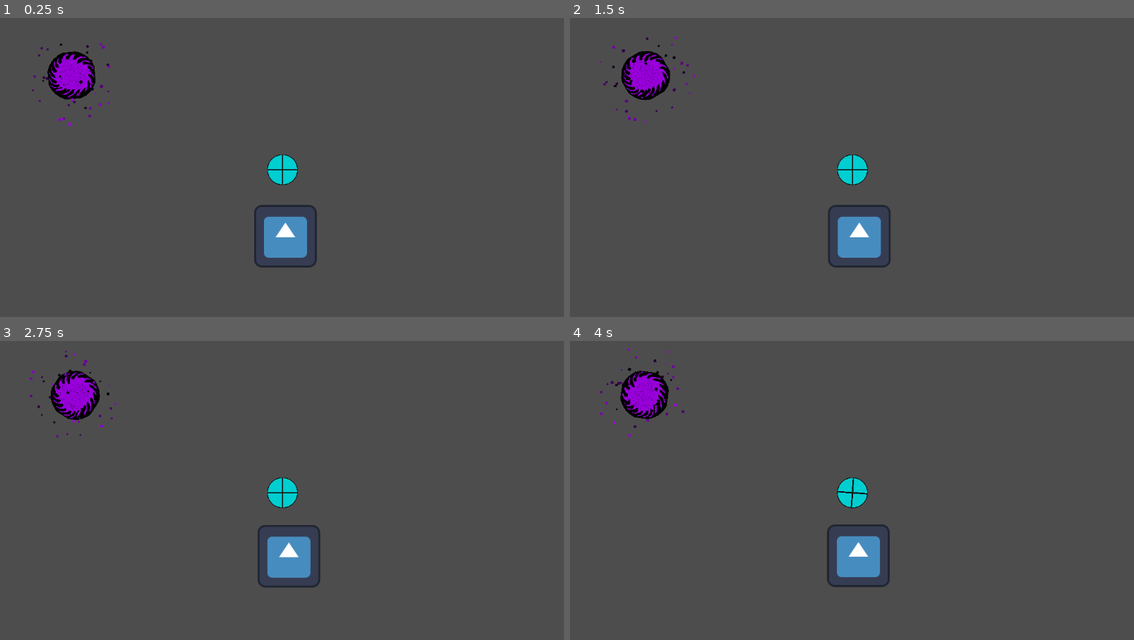
Above: before the commit, frames 1-4 (two rows, left to right).
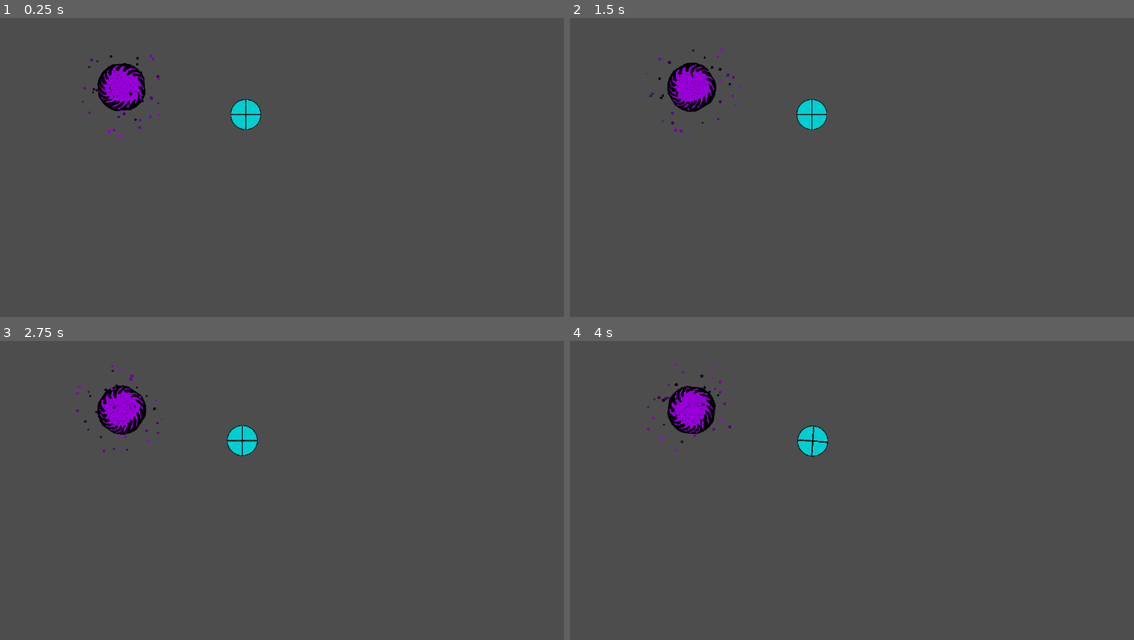
Above: after the commit, the same moments.

Repository: AkspertLemon/youAreAWeapon
Game: Godot game, scene res://levels/level_1.tscn
The game is run twice, just before and just after one commit, with the same random seed, the same clock (stepped at 60 frames per second) and the same inputs. Before the commit the project starts from res://Scenes/node_2d.tscn. The engine's default icon, where the game draws it, is replaced by a stand-in: a white triangle on a blue panel in a dark square.
Inputs:
- Up to frame 1 (0.25 s): no input
- Up to frame 2 (1.5 s): tap A (move_a) at 0.6 s; tap D (move_d) at 1.35 s
- Up to frame 3 (2.75 s): tap S (move_s) at 2.1 s
- Up to frame 4 (4 s): tap W (move_w) at 2.85 s; tap E (rot_e) at 3.6 s

The runs differ from the first frame. In frame 1, 4.6% of the frame differs, in the area x 5-57%, y 8-84%; in frame 2, 4.6%; in frame 3, 4.6%; in frame 4, 4.7%, in the area x 5-57%, y 2-83%.

Commit message:
level endpoint now works to send next levels

Diff:
--- a/Player/bomb_player.tscn
+++ b/Player/bomb_player.tscn
@@ -18,7 +18,7 @@
 
 [sub_resource type="BoxMesh" id="BoxMesh_yd78h"]
 
-[node name="BombPlayer" type="RigidBody2D"]
+[node name="BombPlayer" type="RigidBody2D" groups=["Player"]]
 script = ExtResource("1_4ce6x")
 projec_num = 4
 
@@ -38,18 +38,6 @@
 scale = Vector2(3, 3)
 shape = SubResource("CircleShape2D_wrhp8")
 
-[node name="Timer" type="Timer" parent="."]
-wait_time = 2.0
-one_shot = true
-
-[node name="Clock_ticker" type="AudioStreamPlayer" parent="."]
-stream = ExtResource("3_e4krs")
-volume_db = -0.4
-
-[node name="Explode_snd" type="AudioStreamPlayer" parent="."]
-stream = ExtResource("4_quxxm")
-volume_db = -2.0
-
 [node name="Container" type="Node2D" parent="."]
 scale = Vector2(0.95, 0.95)
 
@@ -64,4 +52,20 @@
 scale = Vector2(64, 3)
 mesh = SubResource("BoxMesh_yd78h")
 
-[connection signal="timeout" from="Timer" to="." method="explode_timeout"]
+[node name="graceTimer" type="Timer" parent="."]
+wait_time = 2.0
+one_shot = true
+
+[node name="bombTimer" type="Timer" parent="."]
+wait_time = 4.0
+
+[node name="Clock_ticker" type="AudioStreamPlayer" parent="."]
+stream = ExtResource("3_e4krs")
+volume_db = -20.0
+
+[node name="Explode_snd" type="AudioStreamPlayer" parent="."]
+stream = ExtResource("4_quxxm")
+volume_db = -20.0
+
+[connection signal="timeout" from="graceTimer" to="." method="explode_timeout"]
+[connection signal="timeout" from="bombTimer" to="." method="_on_bomb_timer_timeout"]
--- a/Scenes/level_finish.tscn
+++ b/Scenes/level_finish.tscn
@@ -23,6 +23,7 @@
 texture = ExtResource("2_8ho54")
 
 [node name="OrbitalParticles" type="CPUParticles2D" parent="."]
+emitting = false
 amount = 40
 emission_shape = 2
 emission_sphere_radius = 100.0
@@ -41,3 +42,5 @@
 [node name="CollisionShape2D" type="CollisionShape2D" parent="."]
 scale = Vector2(0.7, 0.7)
 shape = SubResource("CircleShape2D_tx865")
+
+[connection signal="body_entered" from="." to="." method="_on_body_entered"]
--- a/Scenes/node_2d.tscn
+++ b/Scenes/main.tscn
@@ -1,27 +1,19 @@
-[gd_scene load_steps=5 format=3 uid="uid://nxfve2m44s7n"]
+[gd_scene load_steps=4 format=3 uid="uid://nxfve2m44s7n"]
 
 [ext_resource type="Script" path="res://Scripts/LevelScript.gd" id="1_7ry5l"]
 [ext_resource type="PackedScene" uid="uid://1045u2o5op2" path="res://Player/bomb_player.tscn" id="1_dhv48"]
-[ext_resource type="Texture2D" uid="uid://c77ofpr6da8mh" path="res://icon.svg" id="3_j8mmp"]
 [ext_resource type="PackedScene" uid="uid://bvwuk2wv4ig65" path="res://Scenes/level_finish.tscn" id="4_0hs4d"]
 
 [node name="main" type="Node2D"]
 script = ExtResource("1_7ry5l")
 
-[node name="Sprite2D" type="Sprite2D" parent="."]
-position = Vector2(7, 137)
-texture = ExtResource("3_j8mmp")
-
 [node name="BombTimer" type="Timer" parent="."]
 wait_time = 4.0
 
 [node name="Level_Finish" parent="." instance=ExtResource("4_0hs4d")]
-position = Vector2(-430, -192)
+position = Vector2(312, 178)
 
 [node name="BombPlayer" parent="." instance=ExtResource("1_dhv48")]
 position = Vector2(1, 1)
 
-[node name="Camera2D" type="Camera2D" parent="BombPlayer"]
-position = Vector2(-1, -1)
-
 [connection signal="timeout" from="BombTimer" to="BombPlayer" method="_on_bomb_timer_timeout"]
--- a/Scripts/bombPlayer.gd
+++ b/Scripts/bombPlayer.gd
@@ -1,6 +1,6 @@
 extends RigidBody2D
 
-@onready var main = get_tree().get_root().get_node("main")
+@onready var main = get_tree().get_root().get_node("level_1")
 @onready var projectile = load("res://Scenes/tri_projectile.tscn")
 var size = 3
 
@@ -24,9 +24,8 @@
 
 
 func _on_bomb_timer_timeout() -> void:
-	var tween := create_tween().bind_node(self).set_trans(Tween.TRANS_QUART).set_parallel(false)
-	tween.tween_property($MeshInstance2D, "modulate", Color.CRIMSON, 2)
-	tween.tween_property($MeshInstance2D, "modulate", Color.DARK_TURQUOISE, 0)
+	var tween := create_tween().bind_node(self).set_trans(Tween.TRANS_QUART)
+	tween.tween_property($MeshInstance2D, "modulate", Color.CRIMSON, 1.8)
 	$Timer.start()
 
 
@@ -42,6 +41,7 @@
 		instance.spawnRot = rotation+((n-1)*rot_offset)
 		instance.zdex = z_index-1
 		main.add_child.call_deferred(instance)
+	$MeshInstance2D.modulate=Color.DARK_TURQUOISE
 
 
 func explode_timeout() -> void:
--- a/Scripts/level_finish.gd
+++ b/Scripts/level_finish.gd
@@ -1,5 +1,11 @@
 extends Area2D
 func _ready() -> void:
+	$OrbitalParticles.emitting=true
 	$OrbitalParticles.preprocess=true
 	var tween := create_tween().bind_node(self)
 	tween.tween_property($Sprite2D,"rotation",-360,1000)
+
+
+func _on_body_entered(body: Node2D) -> void:
+	if body.is_in_group("Player"):
+		print("Collided")
--- a/Scripts/tri_projectile.gd
+++ b/Scripts/tri_projectile.gd
@@ -8,7 +8,6 @@
 	z_index=zdex
 	global_position=spawnPos
 	global_rotation=spawnRot
-	#$Sprite2D.rotation=spawnRot
 
 func _physics_process(_delta: float) -> void:
 	velocity=Vector2(0,-SPEED).rotated(dir)
--- /dev/null
+++ b/levels/level_1.tscn
@@ -0,0 +1,16 @@
+[gd_scene load_steps=3 format=3 uid="uid://i8jl0htl0sbk"]
+
+[ext_resource type="PackedScene" uid="uid://1045u2o5op2" path="res://Player/bomb_player.tscn" id="1_0u1fr"]
+[ext_resource type="PackedScene" uid="uid://bvwuk2wv4ig65" path="res://Scenes/level_finish.tscn" id="2_3pdo8"]
+
+[node name="level_1" type="Node2D"]
+
+[node name="Camera2D" type="Camera2D" parent="."]
+position = Vector2(268, 274)
+
+[node name="BombPlayer" parent="." instance=ExtResource("1_0u1fr")]
+top_level = true
+position = Vector2(194, 162)
+
+[node name="Level_Finish" parent="." instance=ExtResource("2_3pdo8")]
+position = Vector2(-60, 106)
--- a/project.godot
+++ b/project.godot
@@ -11,9 +11,13 @@
 [application]
 
 config/name="ToBeDetermined"
-run/main_scene="res://Scenes/node_2d.tscn"
+run/main_scene="res://levels/level_1.tscn"
 config/features=PackedStringArray("4.3", "GL Compatibility")
 config/icon="res://icon.svg"
+
+[global_group]
+
+Player=""
 
 [input]
 
Binary file removed: Player/Bomb_Player.png
Not shown, removed: Player/Bomb_Player.png.import
